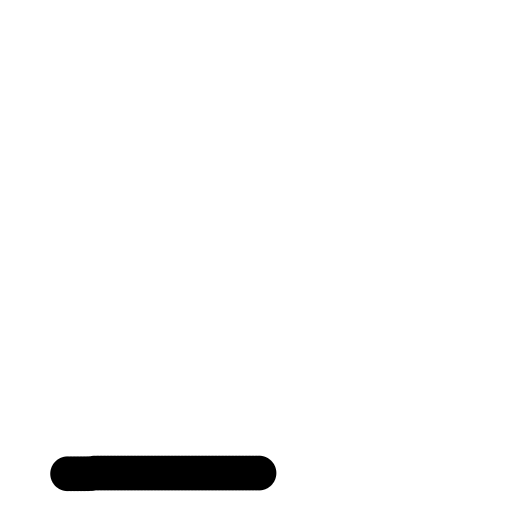
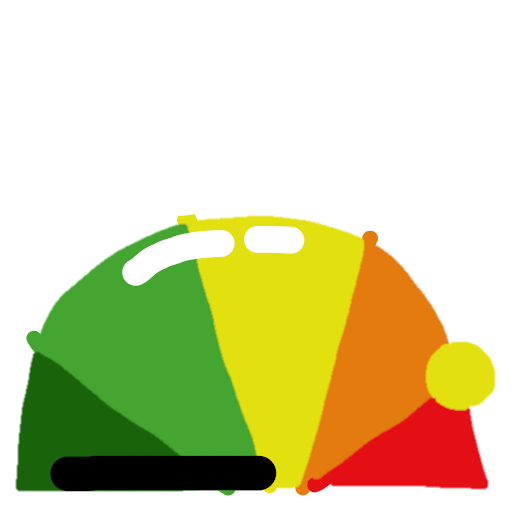
Revision of a layered 512x512 image; what changed, layer by layer:
showed "Paint Layer 1" over (x1=15, y1=214, x2=496, y2=496)
